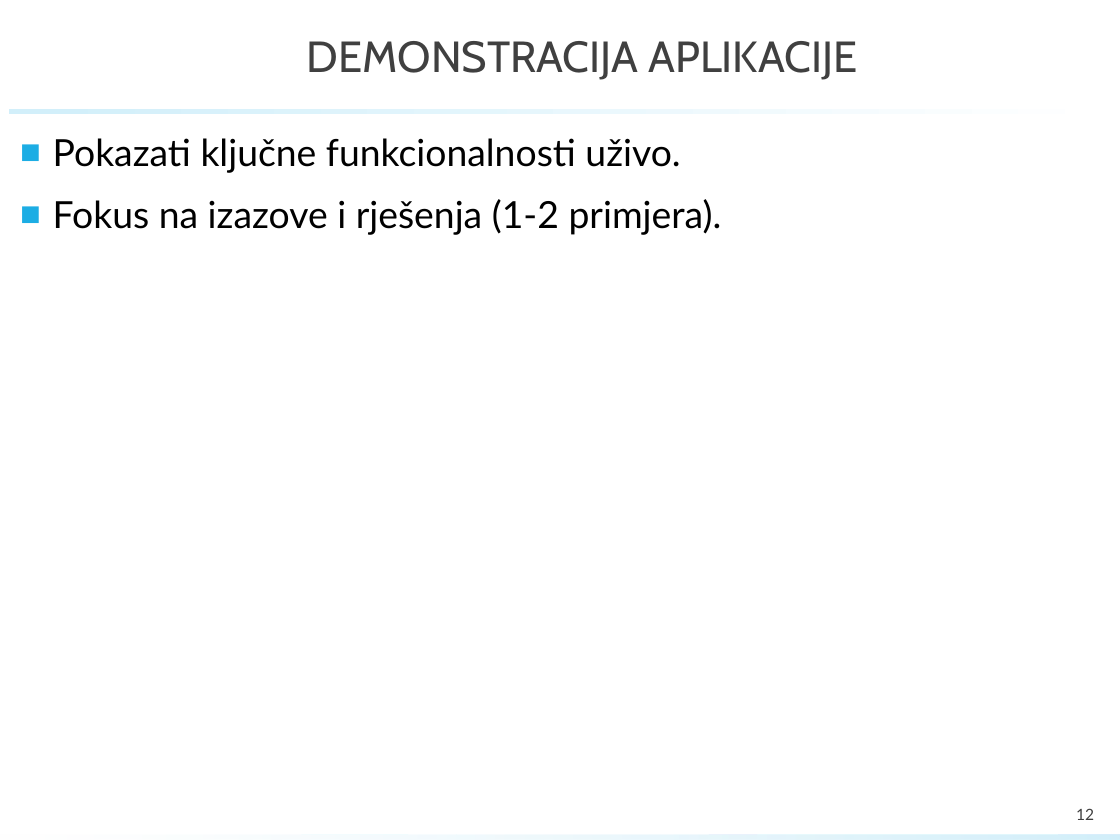
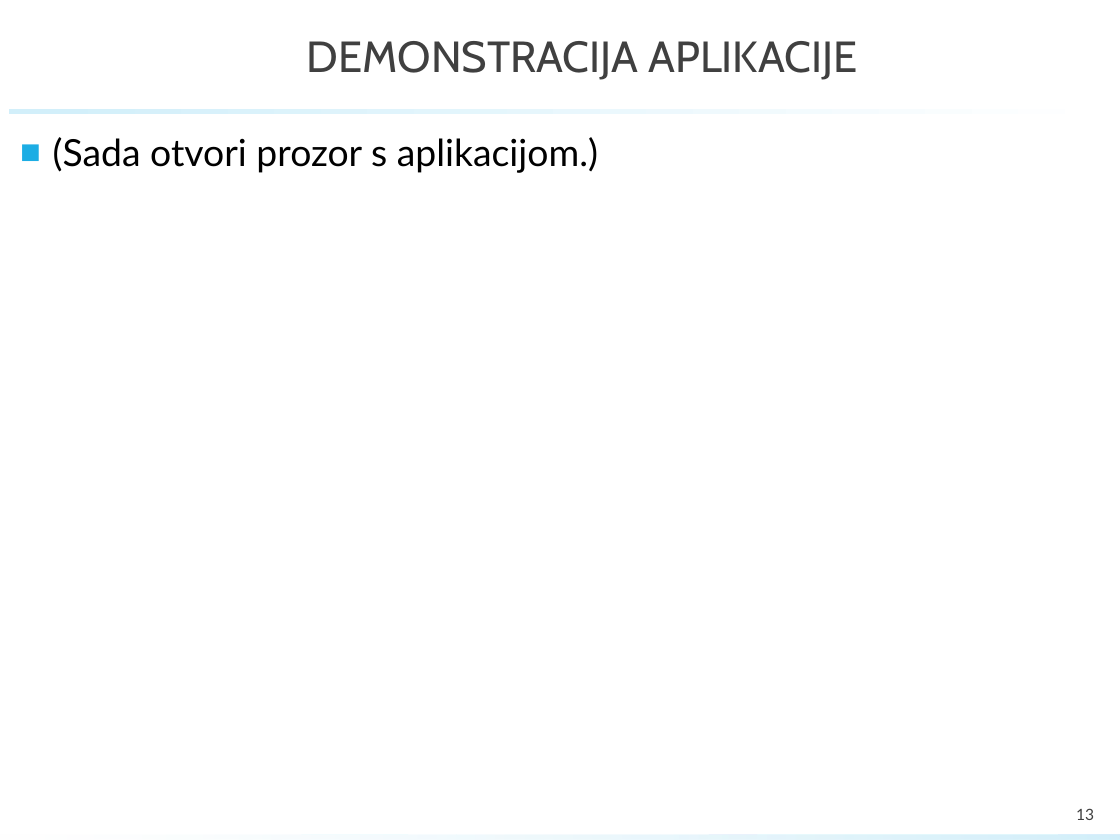
Before and after one commit to GolubIvan/Programsko-inzenjerstvo, a slide deck: slide 13 of PROINZ_TGxx.x_naziv_app.pptx (slide 12 before the commit). Drawn at 1120x840 pixels with LibreOffice and Linux fonts; fonts in the diff are those of the drawing; background and template pictures are left out. Boxes give left, top, right and bottom in pixels: in the first picture for what was removed or moved away, otherwise in the second. Text is boxed around its words. In the diff, an @@ line names an element or a change of style, - is before the commit and + after.

```diff
--- a/PROINZ_TGxx.x_naziv_app.pptx
+++ b/PROINZ_TGxx.x_naziv_app.pptx
@@ text at [53, 137, 598, 173]: text changed @@
-■ Pokazati ključne funkcionalnosti uživo.
-■ Fokus na izazove i rješenja (1-2 primjera).
+■ (Sada otvori prozor s aplikacijom.)
@@ page number at [1076, 808, 1094, 820]: text changed @@
-12
+13
```
Also in this commit, not shown: 5 other slides changed, 6 slides added, 4 slides removed.
